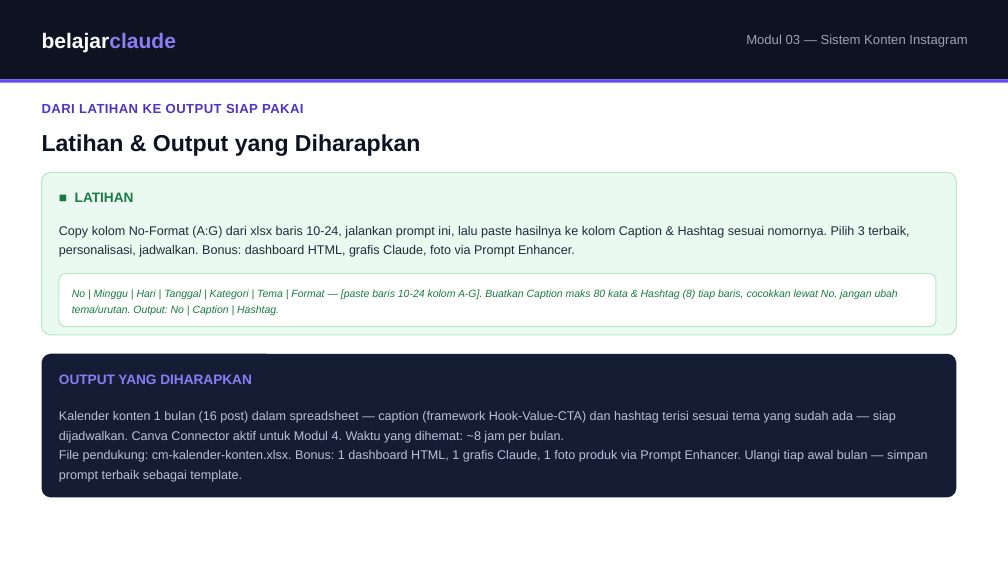
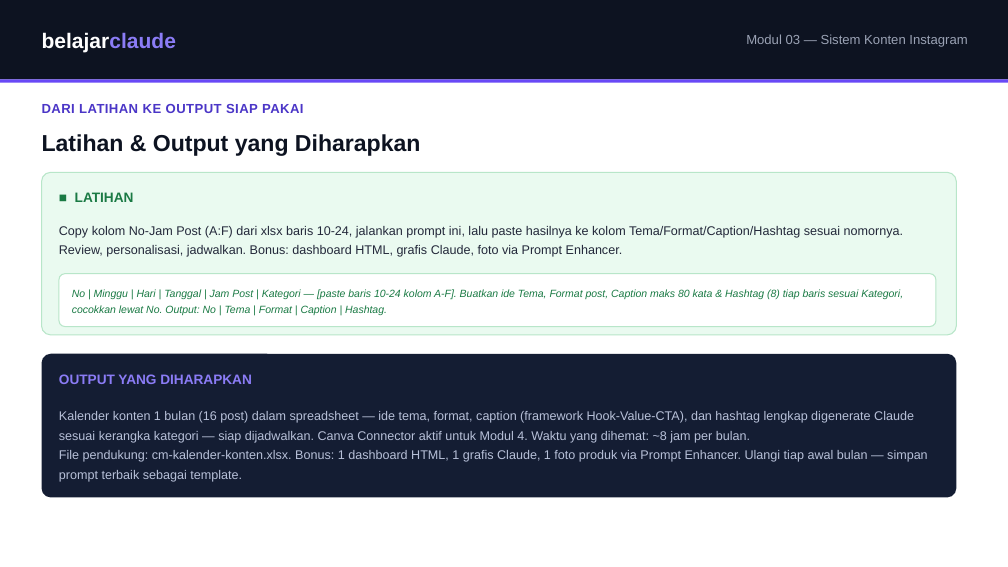
Before and after one commit to juliautomo/belajar-claude, a slide deck: slide 7 of Content-Marketing/M03-Konten-Instagram/K3-M03-Sistem-Konten-Instagram.pptx. Drawn at 1008x567 pixels with LibreOffice and Linux fonts; fonts in the diff are those of the drawing. Boxes give left, top, right and bottom in pixels: in the first picture for what was removed or moved away, otherwise in the second. Text is boxed around its words. In the diff, an @@ line names an element or a change of style, - is before the commit and + after.

```diff
--- a/Content-Marketing/M03-Konten-Instagram/K3-M03-Sistem-Konten-Instagram.pptx
+++ b/Content-Marketing/M03-Konten-Instagram/K3-M03-Sistem-Konten-Instagram.pptx
@@ text at (x1=59, y1=226, x2=903, y2=257): text changed @@
-Copy kolom No-Format (A:G) dari xlsx baris 10-24, jalankan prompt ini, lalu paste hasilnya ke kolom Caption & Hashtag sesuai nomornya. Pilih 3 terbaik, personalisasi, jadwalkan. Bonus: dashboard HTML, grafis Claude, foto via Prompt Enhancer.
+Copy kolom No-Jam Post (A:F) dari xlsx baris 10-24, jalankan prompt ini, lalu paste hasilnya ke kolom Tema/Format/Caption/Hashtag sesuai nomornya. Review, personalisasi, jadwalkan. Bonus: dashboard HTML, grafis Claude, foto via Prompt Enhancer.
@@ text at (x1=72, y1=289, x2=903, y2=315): text changed @@
-No | Minggu | Hari | Tanggal | Kategori | Tema | Format — [paste baris 10-24 kolom A-G]. Buatkan Caption maks 80 kata & Hashtag (8) tiap baris, cocokkan lewat No, jangan ubah tema/urutan. Output: No | Caption | Hashtag.
+No | Minggu | Hari | Tanggal | Jam Post | Kategori — [paste baris 10-24 kolom A-F]. Buatkan ide Tema, Format post, Caption maks 80 kata & Hashtag (8) tiap baris sesuai Kategori, cocokkan lewat No. Output: No | Tema | Format | Caption | Hashtag.
@@ text at (x1=59, y1=411, x2=914, y2=443): text changed @@
-Kalender konten 1 bulan (16 post) dalam spreadsheet — caption (framework Hook-Value-CTA) dan hashtag terisi sesuai tema yang sudah ada — siap dijadwalkan. Canva Connector aktif untuk Modul 4. Waktu yang dihemat: ~8 jam per bulan.
+Kalender konten 1 bulan (16 post) dalam spreadsheet — ide tema, format, caption (framework Hook-Value-CTA), dan hashtag lengkap digenerate Claude sesuai kerangka kategori — siap dijadwalkan. Canva Connector aktif untuk Modul 4. Waktu yang dihemat: ~8 jam per bulan.
```
Also in this commit, not shown: 3 other slides changed, 2 other files.
